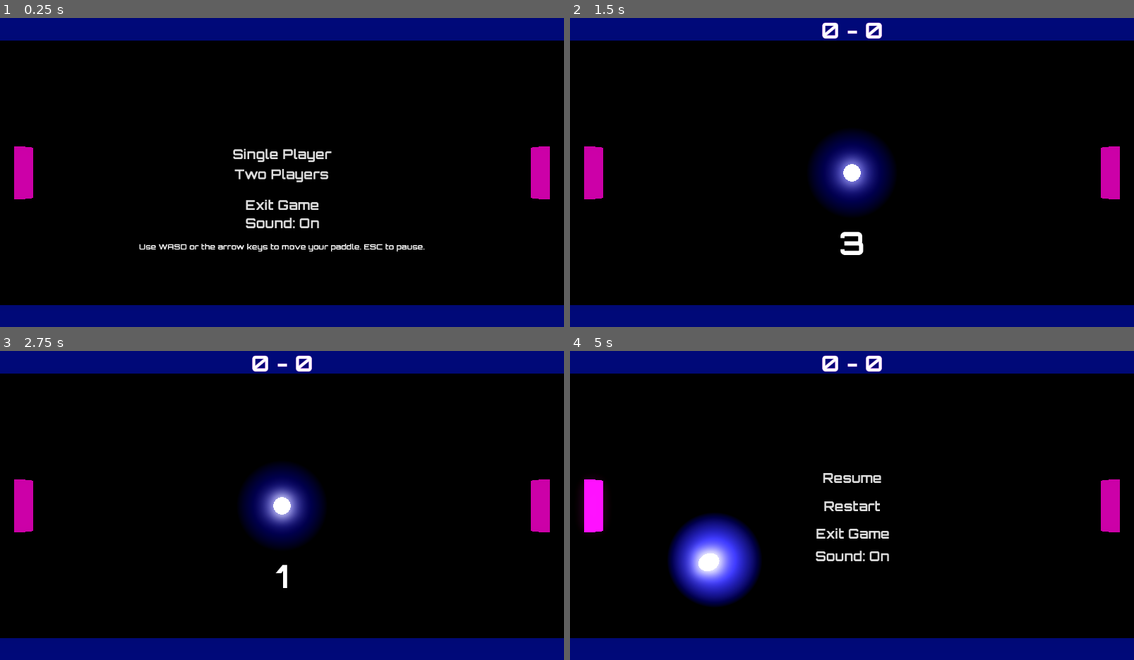
Above: before the commit, frames 1-4 (two rows, left to right).
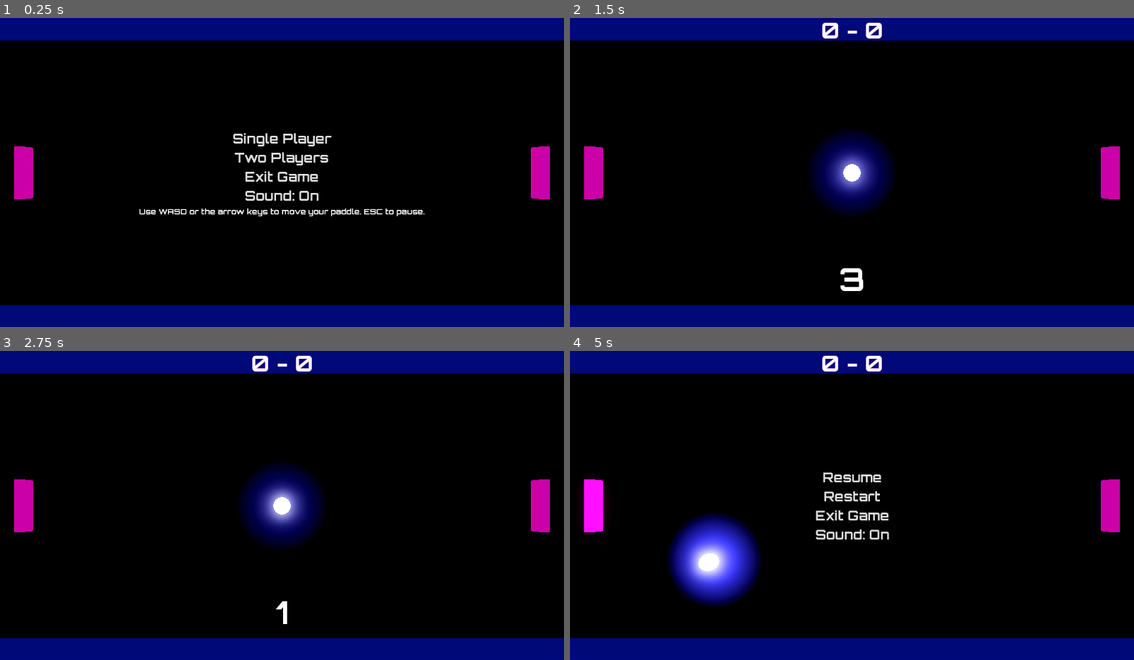
Above: after the commit, the same moments.

Repository: jackthemundane/godot-pong
Game: Godot game, scene res://Main.tscn
Same seed, same stepped clock (60 frames per second), same inputs: the game is played once before the commit and once after it.
Inputs:
- Up to frame 1 (0.25 s): no input
- Up to frame 2 (1.5 s): click "Two Players" at 0.5 s
- Up to frame 3 (2.75 s): no input
- Up to frame 4 (5 s): tap Escape (pause) at 4.9 s

The runs differ from the first frame. In frame 1, 3.0% of the frame differs, in the area x 24-76%, y 37-76%; in frame 2, 0.4%; in frame 3, 0.2%; in frame 4, 1.3%.

Commit message:
update the ui properly, adding vboxes

Diff:
--- a/UI/main_ui.gd
+++ b/UI/main_ui.gd
@@ -1,20 +1,19 @@
 extends CanvasLayer
 
-@onready var score_hud: Control = $"Score HUD"
-@onready var score_label: Label = $"Score HUD/ScoreLabel"
-@onready var game_over_menu: Control = $"Game Over HUD"
-@onready var winner_label: Label = $"Game Over HUD/GameOver"
-@onready var countdown_hud: Control = $"Countdown HUD"
-@onready var countdown_label: Label = $"Countdown HUD/CountdownLabel"
-@onready var main_menu_hud: Control = $"Main Menu Hud"
-@onready var two_players: Button = $"Main Menu Hud/TwoPlayers"
-@onready var exit_button: Button = $"Main Menu Hud/ExitButton"
-@onready var pause_hud: Control = $"Pause HUD"
-@onready var resume_button: Button = $"Pause HUD/ResumeButton"
-@onready var restart_button: Button = $"Pause HUD/RestartButton"
-@onready var pause_exit_button: Button = $"Pause HUD/ExitButton"
-@onready var main_sound_button: Button = $"Main Menu Hud/MainSoundButton"
-@onready var pause_sound_button: Button = $"Pause HUD/PauseSoundButton"
+@onready var score_hud: Control = %ScoreHUD
+@onready var score_label: Label = %ScoreLabel
+
+@onready var main_menu_hud: Control = %MainMenuHUD
+@onready var main_sound_button: Button = %MainSoundButton
+
+@onready var countdown_hud: Control = %CountdownHUD
+@onready var countdown_label: Label = %CountdownLabel
+
+@onready var pause_hud: Control = %PauseHUD
+@onready var pause_sound_button: Button = %PauseSoundButton
+
+@onready var game_over_hud: Control = %GameOverHUD
+@onready var game_over: Label = %GameOver
 
 var is_paused: bool = false
 
@@ -23,14 +22,14 @@
 signal start_two_player
 
 func _ready() -> void:
-	game_over_menu.visible = false
+	game_over_hud.visible = false
 
 func update_score(p1_score: int, p2_score: int):
 	score_label.text = str(p1_score) + " - " + str(p2_score)
 
 func show_game_over(winner_text: String):
-	winner_label.text = winner_text
-	game_over_menu.visible = true
+	game_over.text = winner_text
+	game_over_hud.visible = true
 	score_hud.visible = false
 
 func play_countdown():
--- a/UI/main_ui.tscn
+++ b/UI/main_ui.tscn
@@ -9,41 +9,6 @@
 outline_size = 1
 outline_color = Color(1, 0.29803923, 1, 1)
 
-[sub_resource type="LabelSettings" id="LabelSettings_qr26y"]
-font = ExtResource("2_qr26y")
-font_size = 45
-
-[sub_resource type="Theme" id="Theme_qr26y"]
-default_font = ExtResource("2_qr26y")
-
-[sub_resource type="StyleBoxEmpty" id="StyleBoxEmpty_u7gx0"]
-
-[sub_resource type="StyleBoxEmpty" id="StyleBoxEmpty_afxui"]
-
-[sub_resource type="StyleBoxFlat" id="StyleBoxFlat_qr26y"]
-bg_color = Color(0.6, 0.12156863, 0.9490196, 1)
-corner_radius_top_left = 5
-corner_radius_top_right = 5
-corner_radius_bottom_right = 5
-corner_radius_bottom_left = 5
-
-[sub_resource type="StyleBoxEmpty" id="StyleBoxEmpty_c3pkt"]
-
-[sub_resource type="StyleBoxEmpty" id="StyleBoxEmpty_pdhop"]
-
-[sub_resource type="StyleBoxEmpty" id="StyleBoxEmpty_u5gji"]
-
-[sub_resource type="StyleBoxFlat" id="StyleBoxFlat_0d5wg"]
-bg_color = Color(0.6, 0.14117648, 0.98039216, 1)
-corner_radius_top_left = 5
-corner_radius_top_right = 5
-corner_radius_bottom_right = 5
-corner_radius_bottom_left = 5
-
-[sub_resource type="LabelSettings" id="LabelSettings_u7gx0"]
-font = ExtResource("2_qr26y")
-font_size = 65
-
 [sub_resource type="StyleBoxEmpty" id="StyleBoxEmpty_exncy"]
 
 [sub_resource type="StyleBoxFlat" id="StyleBoxFlat_cvq0b"]
@@ -99,6 +64,10 @@
 [sub_resource type="LabelSettings" id="LabelSettings_afxui"]
 font = ExtResource("2_qr26y")
 
+[sub_resource type="LabelSettings" id="LabelSettings_u7gx0"]
+font = ExtResource("2_qr26y")
+font_size = 65
+
 [sub_resource type="StyleBoxEmpty" id="StyleBoxEmpty_8occa"]
 
 [sub_resource type="StyleBoxFlat" id="StyleBoxFlat_gjj8c"]
@@ -120,6 +89,37 @@
 [sub_resource type="StyleBoxEmpty" id="StyleBoxEmpty_s2xo5"]
 
 [sub_resource type="StyleBoxFlat" id="StyleBoxFlat_u5gji"]
+bg_color = Color(0.6, 0.14117648, 0.98039216, 1)
+corner_radius_top_left = 5
+corner_radius_top_right = 5
+corner_radius_bottom_right = 5
+corner_radius_bottom_left = 5
+
+[sub_resource type="LabelSettings" id="LabelSettings_qr26y"]
+font = ExtResource("2_qr26y")
+font_size = 45
+
+[sub_resource type="Theme" id="Theme_qr26y"]
+default_font = ExtResource("2_qr26y")
+
+[sub_resource type="StyleBoxEmpty" id="StyleBoxEmpty_u7gx0"]
+
+[sub_resource type="StyleBoxEmpty" id="StyleBoxEmpty_afxui"]
+
+[sub_resource type="StyleBoxFlat" id="StyleBoxFlat_qr26y"]
+bg_color = Color(0.6, 0.12156863, 0.9490196, 1)
+corner_radius_top_left = 5
+corner_radius_top_right = 5
+corner_radius_bottom_right = 5
+corner_radius_bottom_left = 5
+
+[sub_resource type="StyleBoxEmpty" id="StyleBoxEmpty_c3pkt"]
+
+[sub_resource type="StyleBoxEmpty" id="StyleBoxEmpty_pdhop"]
+
+[sub_resource type="StyleBoxEmpty" id="StyleBoxEmpty_u5gji"]
+
+[sub_resource type="StyleBoxFlat" id="StyleBoxFlat_0d5wg"]
 bg_color = Color(0.6, 0.14117648, 0.98039216, 1)
 corner_radius_top_left = 5
 corner_radius_top_right = 5
@@ -129,16 +129,17 @@
 [node name="MainUI" type="CanvasLayer" unique_id=397035759]
 script = ExtResource("1_hvcg1")
 
-[node name="Score HUD" type="Control" parent="." unique_id=985647]
+[node name="ScoreHUD" type="Control" parent="." unique_id=985647]
+unique_name_in_owner = true
 visible = false
 layout_mode = 3
-anchors_preset = 15
-anchor_right = 1.0
-anchor_bottom = 1.0
-grow_horizontal = 2
-grow_vertical = 2
-
-[node name="ScoreLabel" type="Label" parent="Score HUD" unique_id=1715834325]
+anchors_preset = 5
+anchor_left = 0.5
+anchor_right = 0.5
+grow_horizontal = 2
+
+[node name="ScoreLabel" type="Label" parent="ScoreHUD" unique_id=1715834325]
+unique_name_in_owner = true
 layout_mode = 1
 anchors_preset = 10
 anchor_right = 1.0
@@ -150,44 +151,213 @@
 horizontal_alignment = 1
 vertical_alignment = 1
 
-[node name="Game Over HUD" type="Control" parent="." unique_id=1652657448]
-visible = false
-layout_mode = 3
-anchors_preset = 15
-anchor_right = 1.0
-anchor_bottom = 1.0
-grow_horizontal = 2
-grow_vertical = 2
-size_flags_horizontal = 4
-size_flags_vertical = 4
-
-[node name="GameOver" type="Label" parent="Game Over HUD" unique_id=749543014]
+[node name="MainMenuHUD" type="Control" parent="." unique_id=1509312062]
+unique_name_in_owner = true
+layout_mode = 3
+anchors_preset = 15
+anchor_right = 1.0
+anchor_bottom = 1.0
+grow_horizontal = 2
+grow_vertical = 2
+
+[node name="VBoxContainer" type="VBoxContainer" parent="MainMenuHUD" unique_id=972968766]
 layout_mode = 1
 anchors_preset = 14
 anchor_top = 0.5
 anchor_right = 1.0
 anchor_bottom = 0.5
-offset_top = -169.0
-offset_bottom = -132.0
-grow_horizontal = 2
-grow_vertical = 2
-text = "Game Over"
-label_settings = SubResource("LabelSettings_qr26y")
+offset_top = -88.5
+offset_bottom = 88.5
+grow_horizontal = 2
+grow_vertical = 2
+
+[node name="SinglePlayer" type="Button" parent="MainMenuHUD/VBoxContainer" unique_id=1061120993]
+unique_name_in_owner = true
+layout_mode = 2
+size_flags_horizontal = 4
+theme_override_fonts/font = ExtResource("2_qr26y")
+theme_override_font_sizes/font_size = 27
+theme_override_styles/normal = SubResource("StyleBoxEmpty_exncy")
+theme_override_styles/hover = SubResource("StyleBoxFlat_cvq0b")
+text = "Single Player"
+
+[node name="TwoPlayers" type="Button" parent="MainMenuHUD/VBoxContainer" unique_id=1523094760]
+unique_name_in_owner = true
+layout_mode = 2
+size_flags_horizontal = 4
+theme_override_fonts/font = ExtResource("2_qr26y")
+theme_override_font_sizes/font_size = 27
+theme_override_styles/normal = SubResource("StyleBoxEmpty_qr26y")
+theme_override_styles/hover = SubResource("StyleBoxFlat_u7gx0")
+text = "Two Players"
+
+[node name="ExitButton" type="Button" parent="MainMenuHUD/VBoxContainer" unique_id=2029193974]
+unique_name_in_owner = true
+layout_mode = 2
+size_flags_horizontal = 4
+theme_override_fonts/font = ExtResource("2_qr26y")
+theme_override_font_sizes/font_size = 27
+theme_override_styles/normal = SubResource("StyleBoxEmpty_ku8im")
+theme_override_styles/hover = SubResource("StyleBoxFlat_c3pkt")
+text = "Exit Game
+"
+
+[node name="MainSoundButton" type="Button" parent="MainMenuHUD/VBoxContainer" unique_id=1825053830]
+unique_name_in_owner = true
+layout_mode = 2
+size_flags_horizontal = 4
+theme_override_fonts/font = ExtResource("2_qr26y")
+theme_override_font_sizes/font_size = 27
+theme_override_styles/normal = SubResource("StyleBoxEmpty_0d5wg")
+theme_override_styles/hover = SubResource("StyleBoxFlat_exncy")
+text = "Sound: On"
+
+[node name="Instructions" type="Label" parent="MainMenuHUD/VBoxContainer" unique_id=637720260]
+unique_name_in_owner = true
+layout_mode = 2
+size_flags_horizontal = 4
+text = "Use WASD or the arrow keys to move your paddle. ESC to pause."
+label_settings = SubResource("LabelSettings_afxui")
 horizontal_alignment = 1
-
-[node name="PlayAgainButton" type="Button" parent="Game Over HUD" unique_id=1258506565]
+vertical_alignment = 1
+
+[node name="CountdownHUD" type="Control" parent="." unique_id=356571389]
+unique_name_in_owner = true
+visible = false
+layout_mode = 3
+anchors_preset = 15
+anchor_right = 1.0
+anchor_bottom = 1.0
+grow_horizontal = 2
+grow_vertical = 2
+
+[node name="VBoxContainer" type="VBoxContainer" parent="CountdownHUD" unique_id=1358337128]
+layout_mode = 1
+anchors_preset = 15
+anchor_right = 1.0
+anchor_bottom = 1.0
+grow_horizontal = 2
+grow_vertical = 2
+
+[node name="Spacer1" type="Control" parent="CountdownHUD/VBoxContainer" unique_id=1739582976]
+layout_mode = 2
+size_flags_vertical = 3
+
+[node name="Spacer2" type="Control" parent="CountdownHUD/VBoxContainer" unique_id=264035568]
+layout_mode = 2
+size_flags_vertical = 3
+
+[node name="CountdownLabel" type="Label" parent="CountdownHUD/VBoxContainer" unique_id=185584105]
+unique_name_in_owner = true
+layout_mode = 2
+size_flags_vertical = 6
+text = "3"
+label_settings = SubResource("LabelSettings_u7gx0")
+horizontal_alignment = 1
+vertical_alignment = 1
+
+[node name="PauseHUD" type="Control" parent="." unique_id=1773611303]
+unique_name_in_owner = true
+visible = false
+layout_mode = 3
+anchors_preset = 15
+anchor_right = 1.0
+anchor_bottom = 1.0
+grow_horizontal = 2
+grow_vertical = 2
+
+[node name="VBoxContainer" type="VBoxContainer" parent="PauseHUD" unique_id=521727431]
 layout_mode = 1
 anchors_preset = 8
 anchor_left = 0.5
 anchor_top = 0.5
 anchor_right = 0.5
 anchor_bottom = 0.5
-offset_left = -71.0
-offset_top = 27.0
-offset_right = 71.0
-offset_bottom = 72.0
-grow_horizontal = 2
-grow_vertical = 2
+offset_left = -75.5
+offset_top = -76.0
+offset_right = 75.5
+offset_bottom = 76.0
+grow_horizontal = 2
+grow_vertical = 2
+
+[node name="ResumeButton" type="Button" parent="PauseHUD/VBoxContainer" unique_id=947602051]
+unique_name_in_owner = true
+layout_mode = 2
+size_flags_horizontal = 4
+theme_override_fonts/font = ExtResource("2_qr26y")
+theme_override_font_sizes/font_size = 27
+theme_override_styles/normal = SubResource("StyleBoxEmpty_8occa")
+theme_override_styles/hover = SubResource("StyleBoxFlat_gjj8c")
+text = "Resume"
+
+[node name="RestartButton" type="Button" parent="PauseHUD/VBoxContainer" unique_id=2051788807]
+unique_name_in_owner = true
+layout_mode = 2
+size_flags_horizontal = 4
+theme_override_fonts/font = ExtResource("2_qr26y")
+theme_override_font_sizes/font_size = 27
+theme_override_styles/normal = SubResource("StyleBoxEmpty_gjj8c")
+theme_override_styles/hover = SubResource("StyleBoxFlat_s2xo5")
+text = "Restart"
+
+[node name="PauseExitButton" type="Button" parent="PauseHUD/VBoxContainer" unique_id=1970617506]
+unique_name_in_owner = true
+layout_mode = 2
+size_flags_horizontal = 4
+theme_override_fonts/font = ExtResource("2_qr26y")
+theme_override_font_sizes/font_size = 27
+theme_override_styles/normal = SubResource("StyleBoxEmpty_s2xo5")
+theme_override_styles/hover = SubResource("StyleBoxFlat_u5gji")
+text = "Exit Game"
+
+[node name="PauseSoundButton" type="Button" parent="PauseHUD/VBoxContainer" unique_id=448328216]
+unique_name_in_owner = true
+layout_mode = 2
+size_flags_horizontal = 4
+theme_override_fonts/font = ExtResource("2_qr26y")
+theme_override_font_sizes/font_size = 27
+theme_override_styles/normal = SubResource("StyleBoxEmpty_0d5wg")
+theme_override_styles/hover = SubResource("StyleBoxFlat_exncy")
+text = "Sound: On"
+
+[node name="GameOverHUD" type="Control" parent="." unique_id=1652657448]
+unique_name_in_owner = true
+visible = false
+layout_mode = 3
+anchors_preset = 15
+anchor_right = 1.0
+anchor_bottom = 1.0
+grow_horizontal = 2
+grow_vertical = 2
+size_flags_horizontal = 4
+size_flags_vertical = 4
+
+[node name="VBoxContainer" type="VBoxContainer" parent="GameOverHUD" unique_id=1906994081]
+layout_mode = 1
+anchors_preset = 8
+anchor_left = 0.5
+anchor_top = 0.5
+anchor_right = 0.5
+anchor_bottom = 0.5
+offset_left = -80.5
+offset_top = -37.0
+offset_right = 80.5
+offset_bottom = 37.0
+grow_horizontal = 2
+grow_vertical = 2
+
+[node name="GameOver" type="Label" parent="GameOverHUD/VBoxContainer" unique_id=749543014]
+unique_name_in_owner = true
+layout_mode = 2
+size_flags_horizontal = 4
+text = "Game Over"
+label_settings = SubResource("LabelSettings_qr26y")
+horizontal_alignment = 1
+
+[node name="PlayAgainButton" type="Button" parent="GameOverHUD/VBoxContainer" unique_id=1258506565]
+unique_name_in_owner = true
+layout_mode = 2
+size_flags_horizontal = 4
 theme = SubResource("Theme_qr26y")
 theme_override_font_sizes/font_size = 27
 theme_override_styles/normal = SubResource("StyleBoxEmpty_u7gx0")
@@ -197,223 +367,23 @@
 theme_override_styles/focus = SubResource("StyleBoxEmpty_pdhop")
 text = "Play Again"
 
-[node name="ExitButton" type="Button" parent="Game Over HUD" unique_id=516704772]
-layout_mode = 1
-anchors_preset = 8
-anchor_left = 0.5
-anchor_top = 0.5
-anchor_right = 0.5
-anchor_bottom = 0.5
-offset_left = -70.0
-offset_top = 81.0
-offset_right = 70.0
-offset_bottom = 126.0
-grow_horizontal = 2
-grow_vertical = 2
+[node name="GameOverExitButton" type="Button" parent="GameOverHUD/VBoxContainer" unique_id=516704772]
+unique_name_in_owner = true
+layout_mode = 2
+size_flags_horizontal = 4
 theme_override_fonts/font = ExtResource("2_qr26y")
 theme_override_font_sizes/font_size = 27
 theme_override_styles/normal = SubResource("StyleBoxEmpty_u5gji")
 theme_override_styles/hover = SubResource("StyleBoxFlat_0d5wg")
 text = "Exit Game"
 
-[node name="Countdown HUD" type="Control" parent="." unique_id=356571389]
-visible = false
-layout_mode = 3
-anchors_preset = 15
-anchor_right = 1.0
-anchor_bottom = 1.0
-grow_horizontal = 2
-grow_vertical = 2
-
-[node name="CountdownLabel" type="Label" parent="Countdown HUD" unique_id=185584105]
-layout_mode = 1
-anchors_preset = 14
-anchor_top = 0.5
-anchor_right = 1.0
-anchor_bottom = 0.5
-offset_top = 131.0
-offset_bottom = 154.0
-grow_horizontal = 2
-grow_vertical = 2
-text = "3"
-label_settings = SubResource("LabelSettings_u7gx0")
-horizontal_alignment = 1
-
-[node name="Main Menu Hud" type="Control" parent="." unique_id=1509312062]
-layout_mode = 3
-anchors_preset = 15
-anchor_right = 1.0
-anchor_bottom = 1.0
-grow_horizontal = 2
-grow_vertical = 2
-
-[node name="SinglePlayer" type="Button" parent="Main Menu Hud" unique_id=1061120993]
-layout_mode = 1
-anchors_preset = 5
-anchor_left = 0.5
-anchor_right = 0.5
-offset_left = -101.0
-offset_top = 268.0
-offset_right = 101.0
-offset_bottom = 303.0
-grow_horizontal = 2
-theme_override_fonts/font = ExtResource("2_qr26y")
-theme_override_font_sizes/font_size = 27
-theme_override_styles/normal = SubResource("StyleBoxEmpty_exncy")
-theme_override_styles/hover = SubResource("StyleBoxFlat_cvq0b")
-text = "Single Player"
-
-[node name="TwoPlayers" type="Button" parent="Main Menu Hud" unique_id=1523094760]
-layout_mode = 1
-anchors_preset = 8
-anchor_left = 0.5
-anchor_top = 0.5
-anchor_right = 0.5
-anchor_bottom = 0.5
-offset_left = -101.0
-offset_top = -20.0
-offset_right = 101.0
-offset_bottom = 25.0
-grow_horizontal = 2
-grow_vertical = 2
-theme_override_fonts/font = ExtResource("2_qr26y")
-theme_override_font_sizes/font_size = 27
-theme_override_styles/normal = SubResource("StyleBoxEmpty_qr26y")
-theme_override_styles/hover = SubResource("StyleBoxFlat_u7gx0")
-text = "Two Players"
-
-[node name="ExitButton" type="Button" parent="Main Menu Hud" unique_id=2029193974]
-layout_mode = 1
-anchors_preset = 8
-anchor_left = 0.5
-anchor_top = 0.5
-anchor_right = 0.5
-anchor_bottom = 0.5
-offset_left = -75.0
-offset_top = 47.0
-offset_right = 76.0
-offset_bottom = 84.0
-grow_horizontal = 2
-grow_vertical = 2
-theme_override_fonts/font = ExtResource("2_qr26y")
-theme_override_font_sizes/font_size = 27
-theme_override_styles/normal = SubResource("StyleBoxEmpty_ku8im")
-theme_override_styles/hover = SubResource("StyleBoxFlat_c3pkt")
-text = "Exit Game
-"
-
-[node name="MainSoundButton" type="Button" parent="Main Menu Hud" unique_id=1825053830]
-layout_mode = 0
-offset_left = 501.0
-offset_top = 409.0
-offset_right = 652.0
-offset_bottom = 444.0
-theme_override_fonts/font = ExtResource("2_qr26y")
-theme_override_font_sizes/font_size = 27
-theme_override_styles/normal = SubResource("StyleBoxEmpty_0d5wg")
-theme_override_styles/hover = SubResource("StyleBoxFlat_exncy")
-text = "Sound: On"
-
-[node name="Instructions" type="Label" parent="Main Menu Hud" unique_id=637720260]
-layout_mode = 1
-anchors_preset = 14
-anchor_top = 0.5
-anchor_right = 1.0
-anchor_bottom = 0.5
-offset_top = 139.0
-offset_bottom = 162.0
-grow_horizontal = 2
-grow_vertical = 2
-text = "Use WASD or the arrow keys to move your paddle. ESC to pause."
-label_settings = SubResource("LabelSettings_afxui")
-horizontal_alignment = 1
-vertical_alignment = 1
-
-[node name="Pause HUD" type="Control" parent="." unique_id=1773611303]
-visible = false
-layout_mode = 3
-anchors_preset = 15
-anchor_right = 1.0
-anchor_bottom = 1.0
-grow_horizontal = 2
-grow_vertical = 2
-
-[node name="ResumeButton" type="Button" parent="Pause HUD" unique_id=947602051]
-layout_mode = 1
-anchors_preset = 8
-anchor_left = 0.5
-anchor_top = 0.5
-anchor_right = 0.5
-anchor_bottom = 0.5
-offset_left = -56.0
-offset_top = -80.0
-offset_right = 56.0
-offset_bottom = -35.0
-grow_horizontal = 2
-grow_vertical = 2
-theme_override_fonts/font = ExtResource("2_qr26y")
-theme_override_font_sizes/font_size = 27
-theme_override_styles/normal = SubResource("StyleBoxEmpty_8occa")
-theme_override_styles/hover = SubResource("StyleBoxFlat_gjj8c")
-text = "Resume"
-
-[node name="RestartButton" type="Button" parent="Pause HUD" unique_id=2051788807]
-layout_mode = 1
-anchors_preset = 8
-anchor_left = 0.5
-anchor_top = 0.5
-anchor_right = 0.5
-anchor_bottom = 0.5
-offset_left = -51.5
-offset_top = -22.5
-offset_right = 51.5
-offset_bottom = 22.5
-grow_horizontal = 2
-grow_vertical = 2
-theme_override_fonts/font = ExtResource("2_qr26y")
-theme_override_font_sizes/font_size = 27
-theme_override_styles/normal = SubResource("StyleBoxEmpty_gjj8c")
-theme_override_styles/hover = SubResource("StyleBoxFlat_s2xo5")
-text = "Restart"
-
-[node name="ExitButton" type="Button" parent="Pause HUD" unique_id=1970617506]
-layout_mode = 1
-anchors_preset = 8
-anchor_left = 0.5
-anchor_top = 0.5
-anchor_right = 0.5
-anchor_bottom = 0.5
-offset_left = -69.0
-offset_top = 34.0
-offset_right = 71.0
-offset_bottom = 79.0
-grow_horizontal = 2
-grow_vertical = 2
-theme_override_fonts/font = ExtResource("2_qr26y")
-theme_override_font_sizes/font_size = 27
-theme_override_styles/normal = SubResource("StyleBoxEmpty_s2xo5")
-theme_override_styles/hover = SubResource("StyleBoxFlat_u5gji")
-text = "Exit Game"
-
-[node name="PauseSoundButton" type="Button" parent="Pause HUD" unique_id=448328216]
-layout_mode = 0
-offset_left = 501.0
-offset_top = 409.0
-offset_right = 652.0
-offset_bottom = 444.0
-theme_override_fonts/font = ExtResource("2_qr26y")
-theme_override_font_sizes/font_size = 27
-theme_override_styles/normal = SubResource("StyleBoxEmpty_0d5wg")
-theme_override_styles/hover = SubResource("StyleBoxFlat_exncy")
-text = "Sound: On"
-
-[connection signal="pressed" from="Game Over HUD/PlayAgainButton" to="." method="_on_play_again_button_pressed"]
-[connection signal="pressed" from="Game Over HUD/ExitButton" to="." method="_on_exit_button_pressed"]
-[connection signal="pressed" from="Main Menu Hud/SinglePlayer" to="." method="_on_single_player_pressed"]
-[connection signal="pressed" from="Main Menu Hud/TwoPlayers" to="." method="_on_two_players_pressed"]
-[connection signal="pressed" from="Main Menu Hud/ExitButton" to="." method="_on_exit_button_pressed"]
-[connection signal="pressed" from="Main Menu Hud/MainSoundButton" to="." method="_on_main_sound_button_pressed"]
-[connection signal="pressed" from="Pause HUD/ResumeButton" to="." method="_on_resume_button_pressed"]
-[connection signal="pressed" from="Pause HUD/RestartButton" to="." method="_on_restart_button_pressed"]
-[connection signal="pressed" from="Pause HUD/ExitButton" to="." method="_on_exit_button_pressed"]
-[connection signal="pressed" from="Pause HUD/PauseSoundButton" to="." method="_on_pause_sound_button_pressed"]
+[connection signal="pressed" from="MainMenuHUD/VBoxContainer/SinglePlayer" to="." method="_on_single_player_pressed"]
+[connection signal="pressed" from="MainMenuHUD/VBoxContainer/TwoPlayers" to="." method="_on_two_players_pressed"]
+[connection signal="pressed" from="MainMenuHUD/VBoxContainer/ExitButton" to="." method="_on_exit_button_pressed"]
+[connection signal="pressed" from="MainMenuHUD/VBoxContainer/MainSoundButton" to="." method="_on_main_sound_button_pressed"]
+[connection signal="pressed" from="PauseHUD/VBoxContainer/ResumeButton" to="." method="_on_resume_button_pressed"]
+[connection signal="pressed" from="PauseHUD/VBoxContainer/RestartButton" to="." method="_on_restart_button_pressed"]
+[connection signal="pressed" from="PauseHUD/VBoxContainer/PauseExitButton" to="." method="_on_exit_button_pressed"]
+[connection signal="pressed" from="PauseHUD/VBoxContainer/PauseSoundButton" to="." method="_on_pause_sound_button_pressed"]
+[connection signal="pressed" from="GameOverHUD/VBoxContainer/PlayAgainButton" to="." method="_on_play_again_button_pressed"]
+[connection signal="pressed" from="GameOverHUD/VBoxContainer/GameOverExitButton" to="." method="_on_exit_button_pressed"]
Not shown, changed: export_presets.cfg
Not shown, removed: Web_Build/Pong.html
Not shown, changed: Web_Build/Pong.pck
